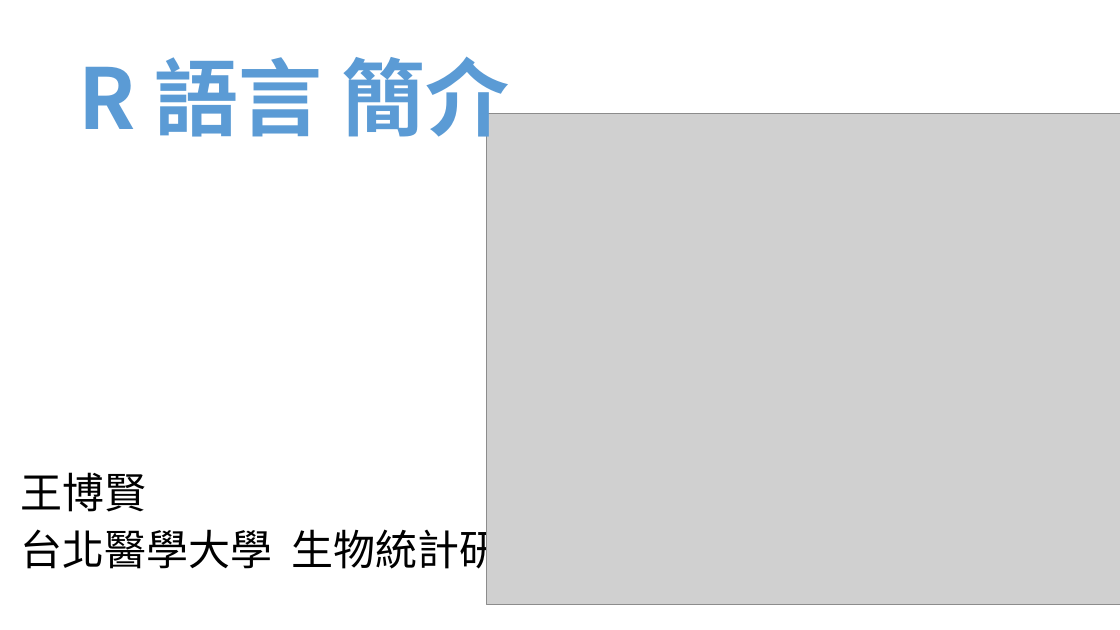
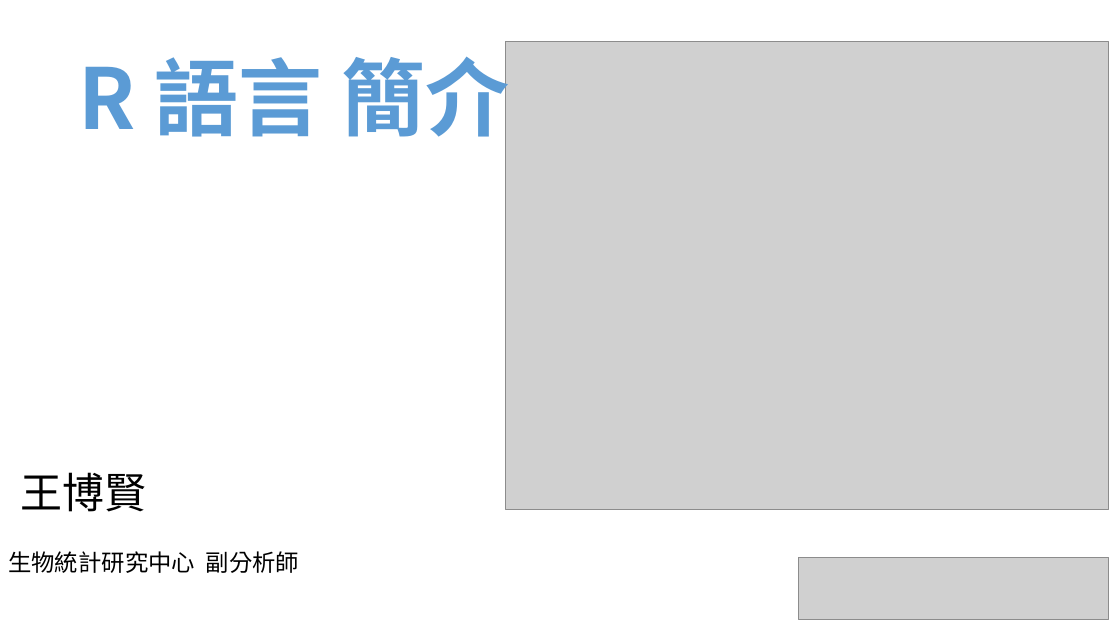
Before and after one commit to oscar82722/test, a slide deck: slide 1 of r_introduction.pptx. Drawn at 1120x630 pixels with LibreOffice and Linux fonts; fonts in the diff are those of the drawing; grey boxes stand for pictures. Boxes give left, top, right and bottom in pixels: in the first picture for what was removed or moved away, otherwise in the second. Text is boxed around its words. In the diff, an @@ line names an element or a change of style, - is before the commit and + after.

```diff
--- a/r_introduction.pptx
+++ b/r_introduction.pptx
@@ picture: place and size @@
-picture at [486, 113, 1120, 604]
+picture at [506, 42, 1109, 510]
@@ subtitle at [21, 523, 627, 576]: paragraph removed @@
-台北醫學大學 生物統計研究中心
@@ text added at [8, 551, 299, 573], 20 pt, text #000000 @@
+生物統計研究中心 副分析師
@@ picture added at [798, 557, 1108, 619] @@
```
Also in this commit, not shown: 2 other slides changed.
